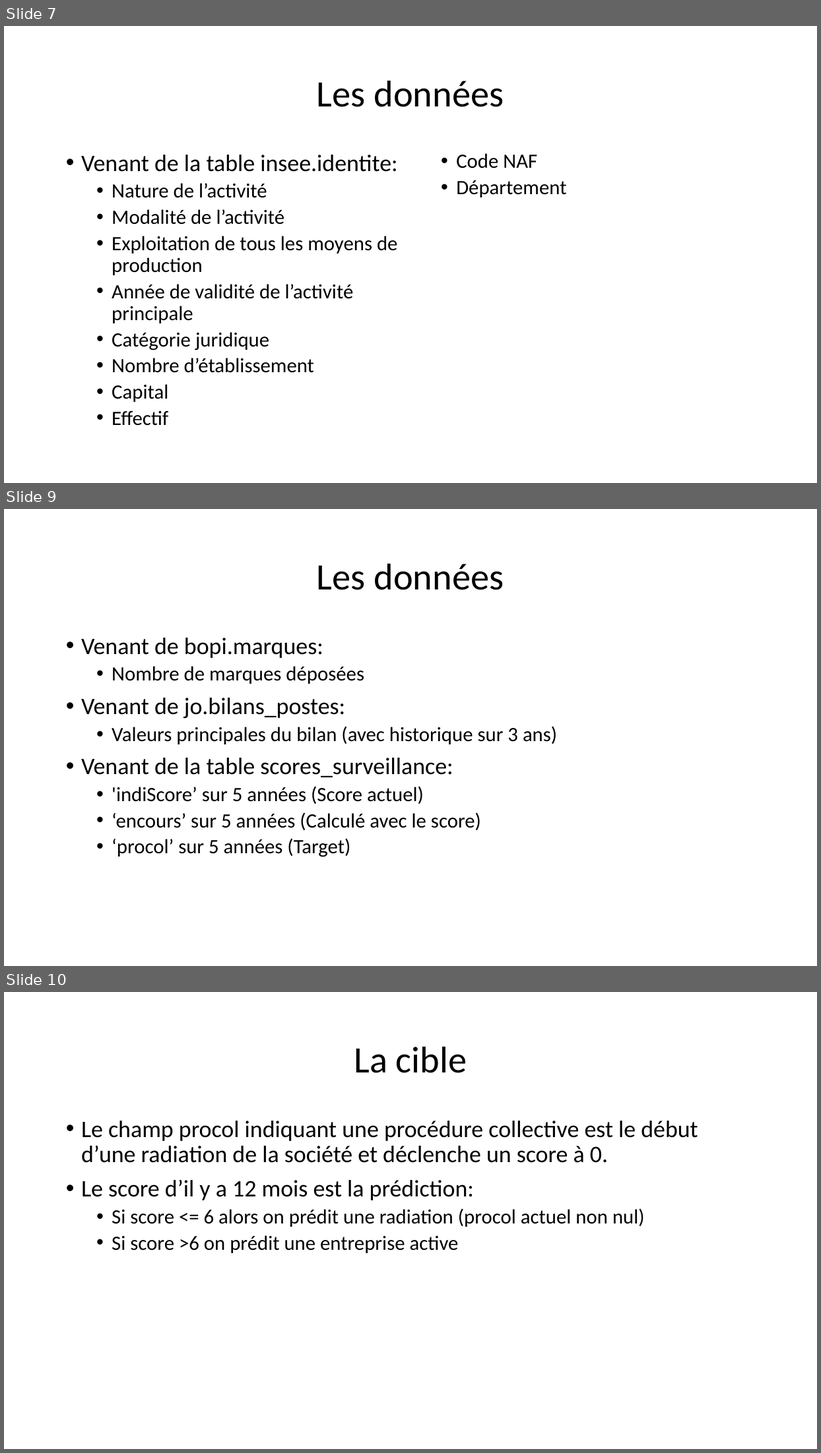
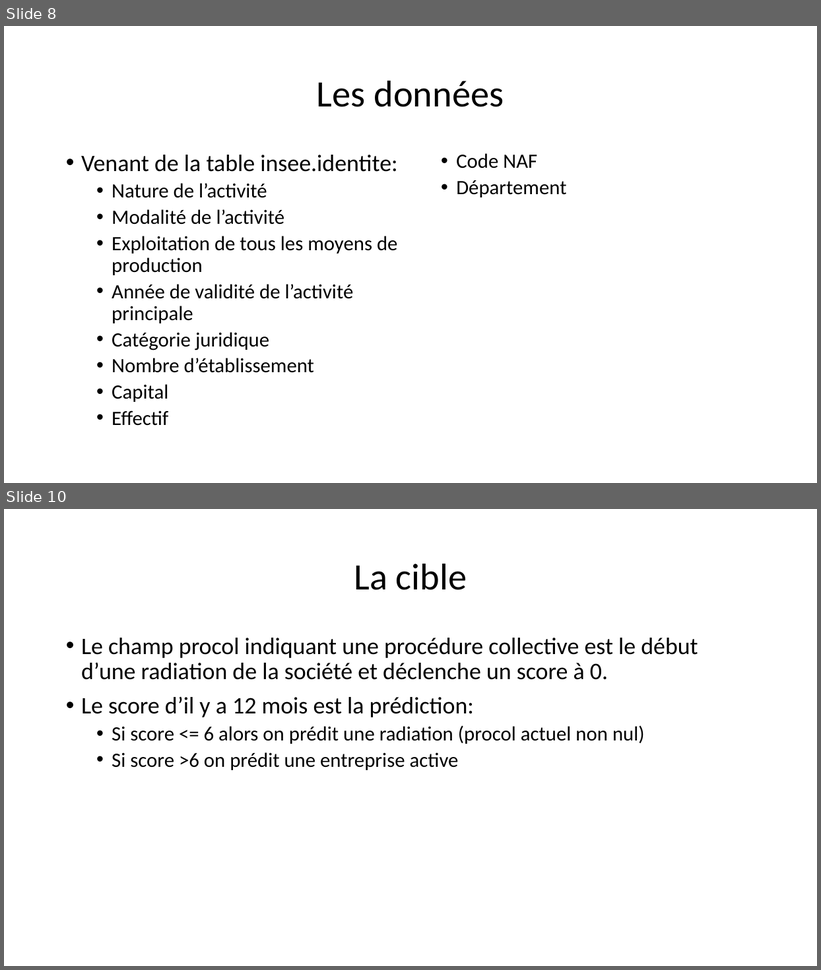
Before and after one commit to morganscao/Projet8, a slide deck: Rapport/P8 - Présentation.pptx. Shown one above the other, each under a label of ours: slides 7, 9 and 10 before the commit, slides 8 and 10 after it; the slides between them are not shown. The pictures are 821x1453 and 821x970 pixels, drawn with LibreOffice and Linux fonts; fonts in the diff are those of the drawing. Boxes give left, top, right and bottom in pixels: in the first picture for what was removed or moved away, otherwise in the second. Text is boxed around its words. In the diff, an @@ line names an element or a change of style, - is before the commit and + after.

```diff
--- a/Rapport/P8 - Présentation.pptx
+++ b/Rapport/P8 - Présentation.pptx
@@ slide 9 removed at <box>4,509,817,966</box>, background #FFFFFF @@
@@ title removed at <box>317,563,504,590</box> @@
-Les données
@@ text removed at <box>81,638,557,857</box> @@
-• Venant de bopi.marques:
-  • Nombre de marques déposées
-• Venant de jo.bilans_postes:
-  • Valeurs principales du bilan (avec historique sur 3 ans)
-• Venant de la table scores_surveillance:
-  • 'indiScore’ sur 5 années (Score actuel)
-  • ‘encours’ sur 5 années (Calculé avec le score)
-  • ‘procol’ sur 5 années (Target)
@@ what was slide 7 is now slide 8 @@
```
Also in this commit, not shown: 14 slides changed, 5 slides added, 3 other slides removed.
